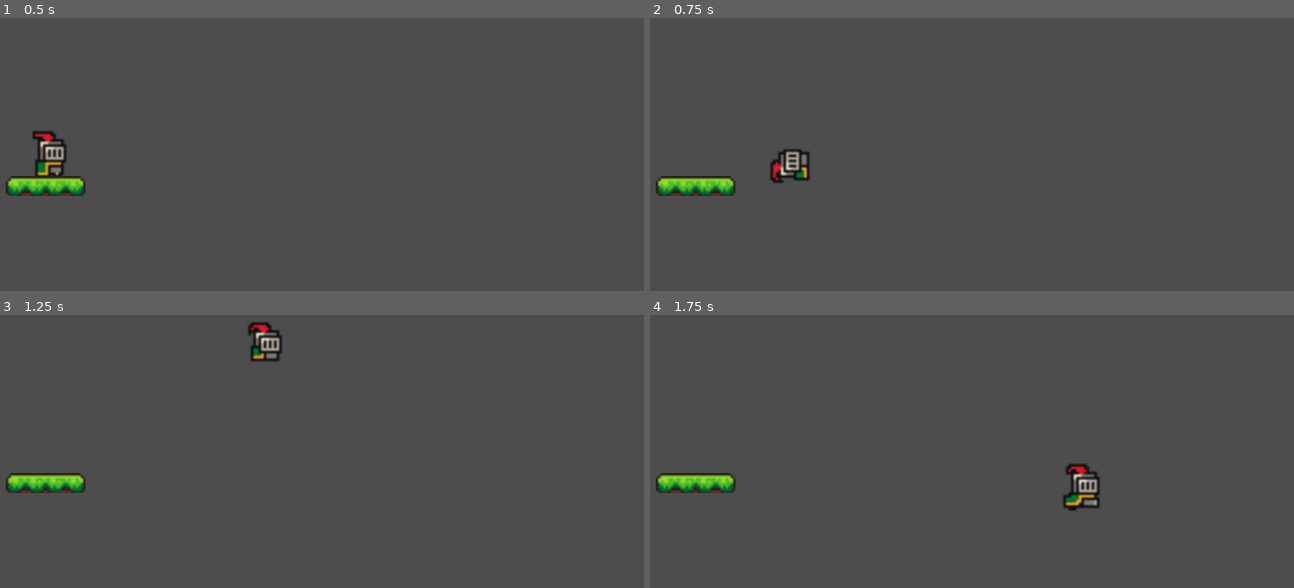
Above: before the commit, frames 1-4 (two rows, left to right).
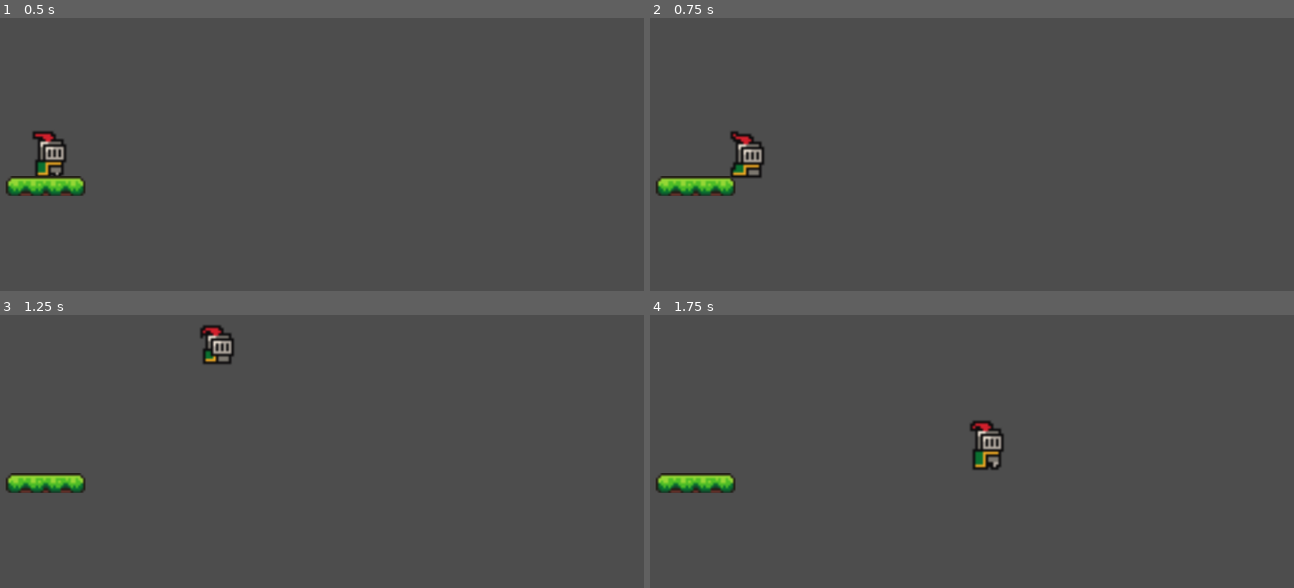
Above: after the commit, the same moments.

Repository: JuanJTorresB/game-jam-2026
Game: Godot game, scene res://Escenas/escena_prueba.tscn
The game is run twice, just before and just after one commit, with the same random seed, the same clock (stepped at 60 frames per second) and the same inputs. This scene is started directly instead of the project's main scene.
Inputs:
- Up to frame 1 (0.5 s): no input
- Up to frame 2 (0.75 s): tap Enter (ui_accept) at 0.5 s; hold D (right) from 0.53 s (still down); tap Z (dash) at 0.6 s
- Up to frame 3 (1.25 s): keep holding D (right); tap W (jump) at 0.77 s
- Up to frame 4 (1.75 s): keep holding D (right); tap Z (dash) at 1.35 s; tap W (jump) at 1.52 s

Frame 1 is identical in both runs. In frame 2, 1.2% of the frame differs, in the area x 12-25%, y 41-61%; in frame 3, 1.1%; in frame 4, 1.4%, in the area x 49-70%, y 38-72%.

Commit message:
+ Dash can now be disabled per level

Diff:
--- a/Escenas/jugador.gd
+++ b/Escenas/jugador.gd
@@ -1,5 +1,7 @@
 extends CharacterBody2D
 class_name PlayerScript
+
+@export var can_dash: bool = false
 
 @onready var ray_left   : RayCast2D = $RayLeft
 @onready var ray_right  : RayCast2D = $RayRight
@@ -77,7 +79,6 @@
 		velocity.y *= JUMP_CUT_MULTIPLIER
 
 	if Input.is_action_just_pressed("dash"):
-		print_debug("dash")
 		start_dash()
 
 	if jump_buffer_timer > 0 and coyote_timer > 0:
@@ -137,7 +138,7 @@
 		return
 
 func start_dash():
-	if is_dashing or dash_cooldown > 0:
+	if !can_dash or is_dashing or dash_cooldown > 0:
 		return
 
 	is_dashing = true
Not shown: 1 places in Escenas/jugador.tscn that only renumber resources
